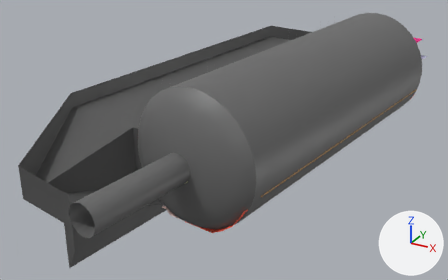
The glTF model Constructs/Rec_Hab_1/Rec_Hab_1.glb: old version first, new version second.
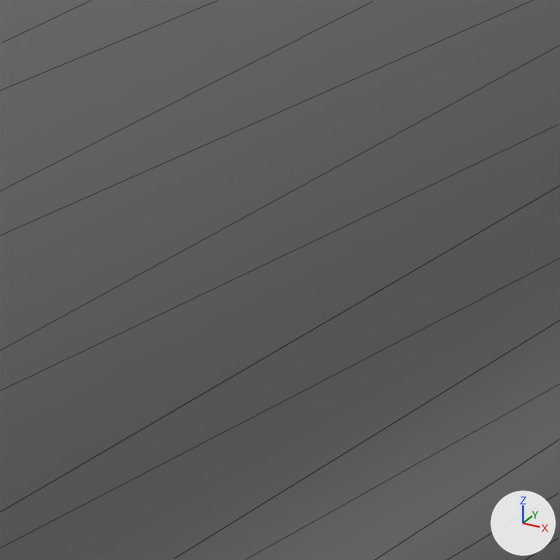
The first picture shows the older version from a 50 mm lens placed at (5.03, -8.73, 4.6), pointed at (-1.01, 2.26, -0.89). The close-ups show both versions on the part from 68% to 81% of the width and 25% to 45% of the height of that picture; other places that the commit changed are outside them. The lights are fixed; the arrows at lower right show +X, +Y and +Z. The close-ups show mesh edges as thin lines. Objects named as collision shapes, trigger or cutter boxes, shadow casters or lower levels of detail are left out. Where no turn or scale is listed for an object, it has been applied to the vertices.

Names of what the first close-up shows: 'RecHab_Opt'.
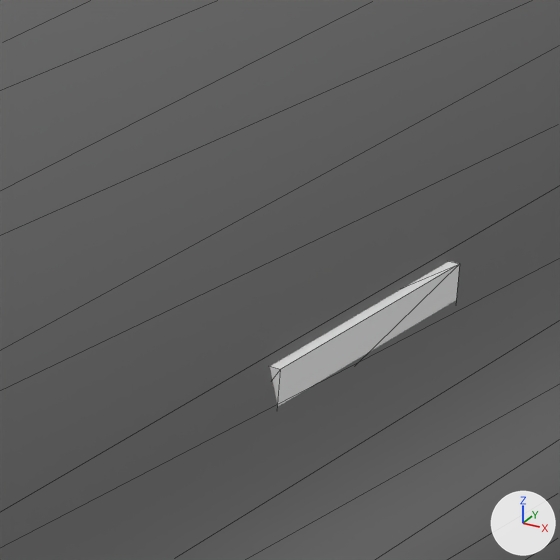
The change, as a list of edits to the scene's bpy script:
```text
Add me_cube:
    me_cube.from_pydata([(-0.005, 0.309, 0.05), (-0.005, 0.309, -0.103), (-0.114, -0.432, -0.103), (-0.114, -0.432, 0.05), (0.088, 0.293, 0.05), (0.088, 0.293, -0.103), (-0.021, -0.448, -0.103), (-0.021, -0.448, 0.05)], [], [(0, 1, 2), (0, 2, 3), (4, 5, 1), (4, 1, 0), (6, 5, 4), (7, 6, 4), (2, 6, 7), (3, 2, 7), (2, 1, 5), (2, 5, 6), (4, 0, 3), (7, 4, 3)])
Add ob_kitchen_colonlly:
    ob_kitchen_colonlly = bpy.data.objects.new('Kitchen-colonlly', me_cube)
    ob_kitchen_colonlly.location = (1.553, 2.351, 0.432)
```

Location of each change, [x1, y1, x2, y2] in pixels of the close-ups (560 x 560 px):
'Kitchen-colonlly', added
    after: [270, 261, 459, 406]
